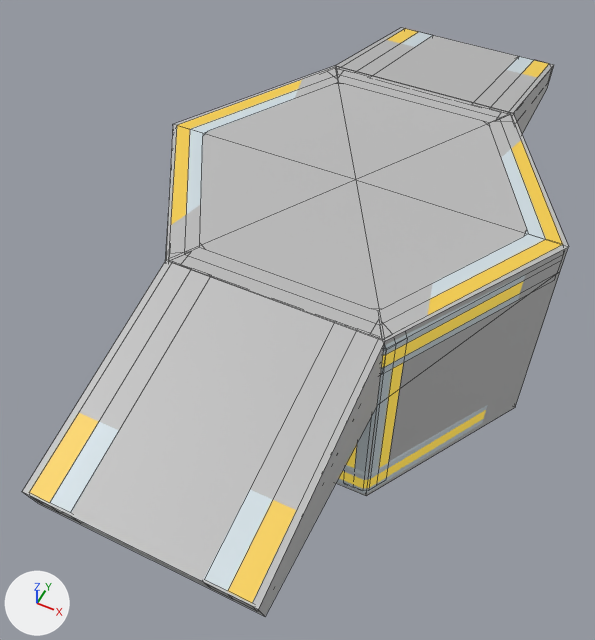
A saved change to the FBX model Rocketpower/Assets/Art Assets/Meshes/ParkourObjects/ModularDetailedBuildingBlocks/SM_CenterBlock_v2.1.fbx.
Camera for both pictures: a camera (50 mm lens) standing at (0.0119, -0.0302, 0.0378) and looking at (-0.0016, -0.0031, 0.0039). Every picture has the same lights, and +X, +Y and +Z are marked at lower left. Mesh edges are drawn as thin lines on the coarser meshes. Objects named as collision shapes, trigger or cutter boxes, shadow casters or lower levels of detail are left out. Where no turn or scale is listed for an object, it has been applied to the vertices.

Objects in the first picture: 'SM_CenterBlockCollider', 'SM_CenterBlockTop', 'SM_CenterBlock_Ramps_v2', 'SM_HexagonBottom_v1', 'SM_HexagonSides_v1'.
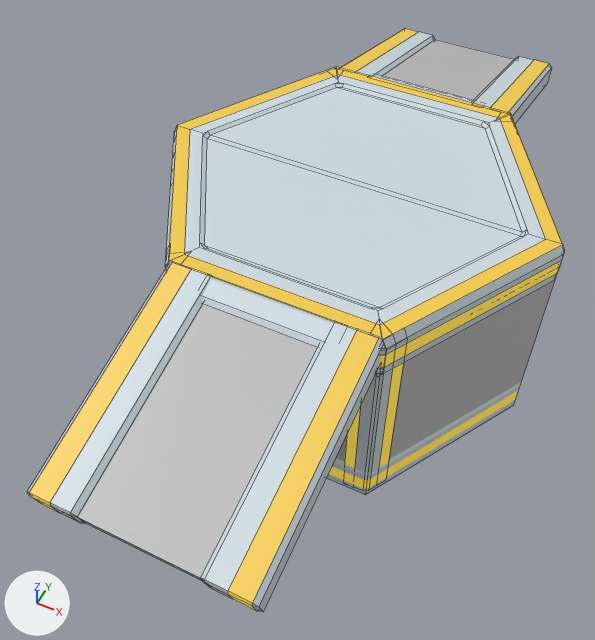
Changed parts and their boxes [x1, y1, x2, y2] in the pictures (595 x 640 px; the box of a moved part takes in the faces that stretch with it):
'SM_CenterBlockCollider', deleted
    before: [22, 28, 568, 616]
'SM_HexagonSides_v1', reshaped
    before: [346, 363, 403, 473]
    after: [327, 280, 555, 495]
'Center_Suppoprts', added
    after: [344, 363, 403, 473]
    faces in mat_m_metal (light grey #cfdce2): [344, 369, 392, 473]
    faces in mat_m_yellowlight (orange #b78b36): [345, 363, 403, 468]
part 1 of me_mesh_002, moved or reshaped (not visible before)
    after: [327, 280, 555, 495]
'SM_CenterBlockTop', unchanged, uncovered by the edit
    before: [171, 80, 563, 374]
    after: [165, 67, 565, 375]
'SM_CenterBlock_Ramps_v2', unchanged, uncovered by the edit
    before: [29, 29, 549, 603]
    after: [27, 29, 552, 612]

Patch to the scene script:
```diff
--- a/Rocketpower/Assets/Art Assets/Meshes/ParkourObjects/ModularDetailedBuildingBlocks/SM_CenterBlock_v2.1.fbx.py
+++ b/Rocketpower/Assets/Art Assets/Meshes/ParkourObjects/ModularDetailedBuildingBlocks/SM_CenterBlock_v2.1.fbx.py
@@ me_mesh_002 @@
 me_mesh_002.from_pydata(...)  # 184 vertices, 158 faces; spans x -0.0103..0.0103, y -0.0091..0.0091, z -0.0004..0.0119
 # used by ob_sm_hexagonsides_v1; location = (0.0, 0.0, 0.0)
-me_mesh_002.materials.append(mat_m_metal)  # light grey #cfdce2
-me_mesh_002.materials.append(mat_m_yellowlight)  # orange #b78b36
+# me_mesh_002 part 1: the loose piece of 12 vertices spanning x -0.0103..0.0103, y -0.0088..0.0088, z 0.0..0.0114 is scaled about its middle by (1.02, 1.02, 0.968), then moved by (0.0, 0.0, -0.0006)
 me_mesh_002.materials.append(mat_lambert2)
@@ me_mesh_002_1 @@
+me_mesh_002_1.from_pydata(...)  # 172 vertices, 152 faces; spans x -0.006..0.006, y -0.0091..0.0091, z -0.0004..0.0119
+# faces by material slot: [120, 32]
+me_mesh_002_1.materials.append(mat_m_metal)  # light grey #cfdce2
+me_mesh_002_1.materials.append(mat_m_yellowlight)  # orange #b78b36
@@ ob_sm_centerblockcollider @@
-ob_sm_centerblockcollider = bpy.data.objects.new('SM_CenterBlockCollider', me_mesh)
-ob_sm_centerblockcollider.location = (0.0, 0.0, 0.0)
@@ ob_center_suppoprts @@
+ob_center_suppoprts = bpy.data.objects.new('Center_Suppoprts', me_mesh_002_1)
+ob_center_suppoprts.location = (0.0, 0.0, 0.0)
```
